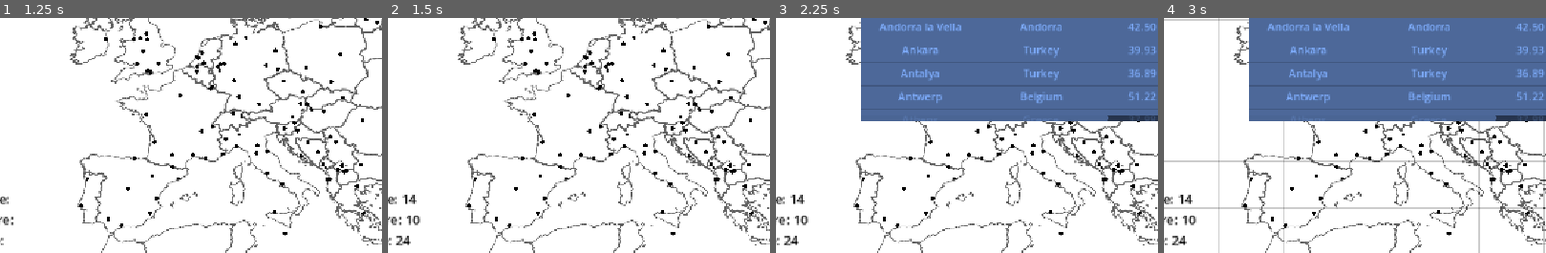
Above: before the commit, frames 1-4 (left to right).
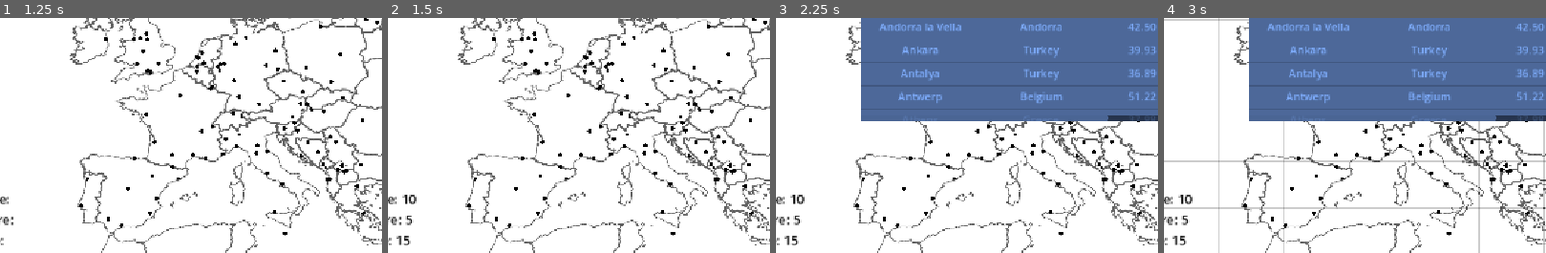
Above: after the commit, the same moments.

Repository: CanadianBoson/family-vacation
Game: Godot game, scene res://main_menu.tscn
The game is run twice, just before and just after one commit, with the same random seed, the same clock (stepped at 60 frames per second) and the same inputs.
Inputs:
- Up to frame 1 (1.25 s): click "Start" at 0.5 s
- Up to frame 2 (1.5 s): click "Clear All" at 1.25 s
- Up to frame 3 (2.25 s): click "Info" at 2 s
- Up to frame 4 (3 s): click "Grid" at 2.75 s
The pictures show only the part of the screen within x 10-60%, y 50-100%; the shares and areas given below are measured in that part.

Frame 1 is identical in both runs. In frame 2, 0.3% of the frame differs, in the area x 2-9%, y 75-97%; in frame 3, 0.3%; in frame 4, 0.3%.

Commit message:
feat: more quests, begin sorting them

Diff:
--- a/dropdown_data.json
+++ b/dropdown_data.json
@@ -120,6 +120,11 @@
 	  "difficulty": 1,
 	  "incompatible": []
 	},
+	"StayAwayPL": {
+	  "text": "Don't get within 200km of any Polish city",
+	  "difficulty": 1,
+	  "incompatible": []
+	},
 	"StayAwayRU": {
 	  "text": "Don't get within 200km of any Russian city",
 	  "difficulty": 1,
@@ -153,12 +158,12 @@
 	"MaxOverallCost": {
 	  "text": "The trip must cost under 5000 Euros",
 	  "difficulty": 4,
-	  "incompatible": []
+	  "incompatible": ["MinOverallCost"]
 	},
 	"MinOverallCost": {
-	  "text": "The trip must cost over 2000 Euros",
-	  "difficulty": 1,
-	  "incompatible": []
+	  "text": "The trip must cost over 10000 Euros",
+	  "difficulty": 1,
+	  "incompatible": ["MaxOverallCost"]
 	},
 	"MaxLegCost": {
 	  "text": "Every leg of the trip must cost under 800 Euros",
@@ -200,5 +205,25 @@
 	  "difficulty": 5,
 	  "incompatible": ["MaxCities"]
 	},
+	"MaxLegDistance": {
+	  "text": "Ensure no leg exceeds 500km",
+	  "difficulty": 3,
+	  "incompatible": []
+	},
+	"MinLegDistance": {
+	  "text": "Ensure every leg is at least 200km",
+	  "difficulty": 3,
+	  "incompatible": []
+	},
+	"MaxJourneyDistance": {
+	  "text": "Ensure the entire journey is less than 5000km",
+	  "difficulty": 2,
+	  "incompatible": ["MinJourneyDistance"]
+	},
+	"MinJourneyDistance": {
+	  "text": "Ensure the entire journey is beyond 10000km",
+	  "difficulty": 5,
+	  "incompatible": ["MaxJourneyDistance"]
+	},
   }
 }
--- a/quest_manager.gd
+++ b/quest_manager.gd
@@ -13,8 +13,16 @@
 	# Populate the dictionary in _ready() using a more robust structure.
 	# Each value is a dictionary containing the function, expected result, and extra args.
 	quest_checkers = {
+		# linguistic
 		"ThreeLetter": {"func": _check_three_same_letter, "expected": true},
 		"NoThreeLetter": {"func": _check_three_same_letter, "expected": false},
+		"UniqueCityLetters": {"func": _check_unique_city_letters, "expected": true},
+		"UniqueCountryLetters": {"func": _check_unique_country_letters, "expected": true},
+		"MaxLettersCity": {"func": _check_city_name_length, "expected": true, "args": [10, "max"]},
+		"MinLettersCity": {"func": _check_city_name_length, "expected": true, "args": [5, "min"]},
+		"MaxLettersCountry": {"func": _check_country_code_length, "expected": true, "args": [10, "max"]},
+		"MinLettersCountry": {"func": _check_country_code_length, "expected": true, "args": [6, "min"]},
+		# transport
 		"CarFree": {"func": _check_no_transport, "expected": true, "args": [0]},
 		"NoCarFree": {"func": _check_no_transport, "expected": false, "args": [0]},
 		"SailFree": {"func": _check_no_transport, "expected": true, "args": [1]},
@@ -23,36 +31,40 @@
 		"NoTrainFree": {"func": _check_no_transport, "expected": false, "args": [2]},
 		"PlaneFree": {"func": _check_no_transport, "expected": true, "args": [3]},
 		"NoPlaneFree": {"func": _check_no_transport, "expected": false, "args": [3]},
+		"AllTransport": {"func": _check_all_transport, "expected": true},
+		# geometry
+		"PathsCrossing": {"func": _check_paths_crossing, "expected": true},
+		"NoPathsCrossing": {"func": _check_paths_crossing, "expected": false},
+		"CrossThree": {"func": _check_cross_three, "expected": true},
+		"NoCrossThree": {"func": _check_cross_three, "expected": false},
+		"OnlyObtuse": {"func": _check_path_angles, "expected": true, "args": ["obtuse"]},
+		"OnlyAcute": {"func": _check_path_angles, "expected": true, "args": ["acute"]},
+		# stats
 		"NoCapitals": {"func": _check_no_capitals, "expected": true},
 		"SomeCapitals": {"func": _check_no_capitals, "expected": false},
-		"PathsCrossing": {"func": _check_paths_crossing, "expected": true},
-		"NoPathsCrossing": {"func": _check_paths_crossing, "expected": false},
 		"MinPopulation": {"func": _check_min_population, "expected": true},
 		"SomeSmallPopulation": {"func": _check_min_population, "expected": false},
 		"StayInEU": {"func": _check_stay_in_eu, "expected": true},
 		"LeaveEU": {"func": _check_stay_in_eu, "expected": false},
-		"CrossThree": {"func": _check_cross_three, "expected": true},
-		"NoCrossThree": {"func": _check_cross_three, "expected": false},
+		# avoider
 		"StayAwayDE": {"func": _check_stay_away, "expected": true, "args": ["Germany"]},
 		"StayAwayFR": {"func": _check_stay_away, "expected": true, "args": ["France"]},
 		"StayAwayUK": {"func": _check_stay_away, "expected": true, "args": ["United Kingdom"]},
 		"StayAwayIT": {"func": _check_stay_away, "expected": true, "args": ["Italy"]},
+		"StayAwayPL": {"func": _check_stay_away, "expected": true, "args": ["Poland"]},
 		"StayAwayRU": {"func": _check_stay_away, "expected": true, "args": ["Russia"]},
-		"UniqueCityLetters": {"func": _check_unique_city_letters, "expected": true},
-		"UniqueCountryLetters": {"func": _check_unique_country_letters, "expected": true},
-		"AllTransport": {"func": _check_all_transport, "expected": true},
-		"OnlyObtuse": {"func": _check_path_angles, "expected": true, "args": ["obtuse"]},
-		"OnlyAcute": {"func": _check_path_angles, "expected": true, "args": ["acute"]},
+		# party_pooper
 		"MaxOverallCost": {"func": _check_overall_cost, "expected": true, "args": [5000.0, "max"]},
-		"MinOverallCost": {"func": _check_overall_cost, "expected": true, "args": [2000.0, "min"]},
 		"MaxLegCost": {"func": _check_leg_cost, "expected": true, "args": [800.0, "max"]},
+		"MaxCities": {"func": _check_city_count, "expected": true, "args": [5, "max"]},
+		"MaxLegDistance": {"func": _check_leg_distance, "expected": true, "args": [500.0, "max"]},
+		"MaxJourneyDistance": {"func": _check_journey_distance, "expected": true, "args": [5000.0, "max"]},
+		# spoiled
+		"MinOverallCost": {"func": _check_overall_cost, "expected": true, "args": [10000.0, "min"]},
 		"MinLegCost": {"func": _check_leg_cost, "expected": true, "args": [300.0, "min"]},
-		"MaxLettersCity": {"func": _check_city_name_length, "expected": true, "args": [10, "max"]},
-		"MinLettersCity": {"func": _check_city_name_length, "expected": true, "args": [5, "min"]},
-		"MaxLettersCountry": {"func": _check_country_code_length, "expected": true, "args": [10, "max"]},
-		"MinLettersCountry": {"func": _check_country_code_length, "expected": true, "args": [6, "min"]},
-		"MaxCities": {"func": _check_city_count, "expected": true, "args": [5, "max"]},
-		"MinCities": {"func": _check_city_count, "expected": true, "args": [10, "min"]}
+		"MinCities": {"func": _check_city_count, "expected": true, "args": [10, "min"]},
+		"MinLegDistance": {"func": _check_leg_distance, "expected": true, "args": [200.0, "min"]},
+		"MinJourneyDistance": {"func": _check_journey_distance, "expected": true, "args": [10000.0, "min"]}
 	}
 
 	for quest_key in quest_checkers.keys():
@@ -146,6 +158,44 @@
 				return true
 	return false
 
+# Checks if every individual leg of the journey meets a distance requirement.
+func _check_leg_distance(limit: float, check_type: String, dropped_pin_data: Array, _all_locations_data: Array, _num_menu_items: int) -> bool:
+	if dropped_pin_data.size() < 2:
+		return true # No legs exist, so the condition is met by default.
+
+	for i in range(dropped_pin_data.size() - 1):
+		var p1 = dropped_pin_data[i]
+		var p2 = dropped_pin_data[i+1]
+		var leg_distance = _haversine_distance(p1.lat, p1.lng, p2.lat, p2.lng)
+
+		if check_type == "max":
+			if leg_distance > limit:
+				return false # Found a leg that is too long.
+		elif check_type == "min":
+			if leg_distance < limit:
+				return false # Found a leg that is too short.
+
+	return true # All legs passed the check.
+
+# Checks if the total distance of the journey meets a requirement.
+func _check_journey_distance(limit: float, check_type: String, dropped_pin_data: Array, _all_locations_data: Array, _num_menu_items: int) -> bool:
+	var total_distance = 0.0
+	if dropped_pin_data.size() < 2:
+		# If there's no path, distance is 0. This satisfies a "max" check but not a "min" check.
+		return check_type == "max"
+
+	for i in range(dropped_pin_data.size() - 1):
+		var p1 = dropped_pin_data[i]
+		var p2 = dropped_pin_data[i+1]
+		total_distance += _haversine_distance(p1.lat, p1.lng, p2.lat, p2.lng)
+
+	if check_type == "max":
+		return total_distance <= limit
+	elif check_type == "min":
+		return total_distance >= limit
+
+	return false
+
 # --- New function to check if all cities are in the EU ---
 func _check_stay_in_eu(dropped_pin_data: Array, all_locations_data: Array, _num_menu_items: int) -> bool:
 	# If no pins are dropped, the condition is met by default.
@@ -178,24 +228,30 @@
 
 	return true # All letters were unique.
 
-# Checks if the first letter of every country code in the path is unique.
+# Checks if the first letter of every unique country in the path is unique.
 func _check_unique_country_letters(dropped_pin_data: Array, _all_locations_data: Array, _num_menu_items: int) -> bool:
 	if dropped_pin_data.size() < 2:
 		return true
 
+	# --- FIX: First, get a list of unique countries visited ---
+	var unique_countries = []
+	for pin_data in dropped_pin_data:
+		var country_code = pin_data.get("country", "")
+		if not country_code.is_empty() and not unique_countries.has(country_code):
+			unique_countries.append(country_code)
+	# ---------------------------------------------------------
+
+	# Now, check the first letters of the unique countries
 	var seen_letters = []
-	for pin_data in dropped_pin_data:
-		var country_code = pin_data.get("country", "")
-		if country_code.is_empty(): continue
-
+	for country_code in unique_countries:
 		var first_letter = country_code[0].to_upper()
 
 		if seen_letters.has(first_letter):
-			return false # Found a duplicate letter.
+			return false # Found a duplicate letter among unique countries.
 
 		seen_letters.append(first_letter)
 
-	return true # All letters were unique.
+	return true # All unique countries had unique first letters.
 
 func _check_cross_three(dropped_pin_data: Array, _all_locations_data: Array, _num_menu_items: int) -> bool:
 	if dropped_pin_data.size() < 2: return false
@@ -342,23 +398,24 @@
 func _calculate_leg_cost(transport_type: int, distance_km: float, num_menu_items: int) -> float:
 	var base_cost = 0.0
 	var per_km_cost = 0.0
+	var family_multiplier = num_menu_items
 
 	match transport_type:
 		0: # Land/Car
 			base_cost = 50.0
 			per_km_cost = 0.5
+			family_multiplier = 1.0
 		1: # Boat
-			base_cost = 200.0
+			base_cost = 50.0
 			per_km_cost = 0.2
 		2: # Train
-			base_cost = 100.0
+			base_cost = 50.0
 			per_km_cost = 0.4
 		3: # Plane
-			base_cost = 500.0
+			base_cost = 30.0
 			per_km_cost = 0.8
 
-	var quest_bonus_cost = num_menu_items * 10.0
-	return base_cost + (distance_km * per_km_cost) + quest_bonus_cost
+	return (base_cost + (distance_km * per_km_cost)) * family_multiplier
 
 func _check_overall_cost(limit: float, check_type: String, dropped_pin_data: Array, _all_locations_data: Array, num_menu_items: int) -> bool:
 	var overall_cost = 0.0
